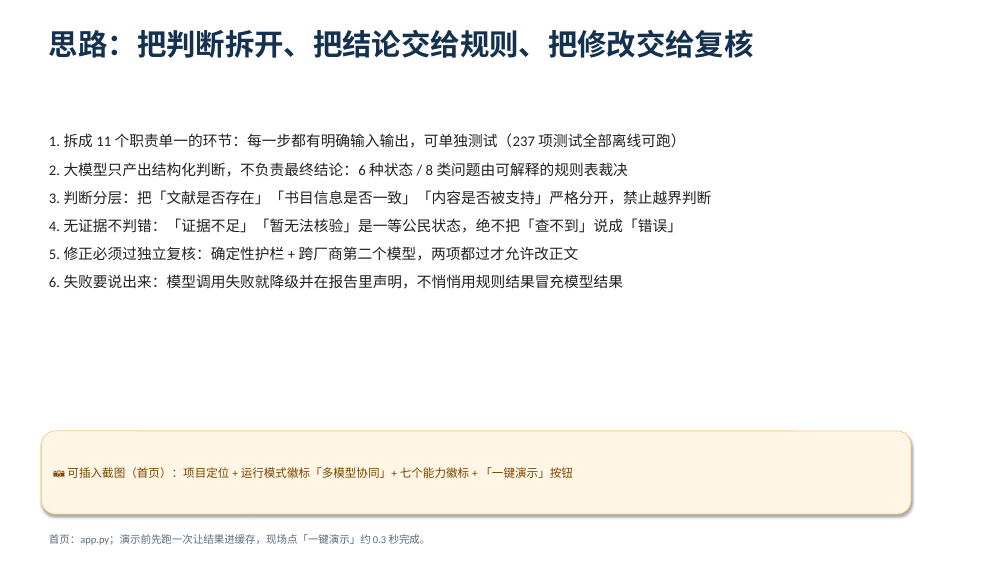
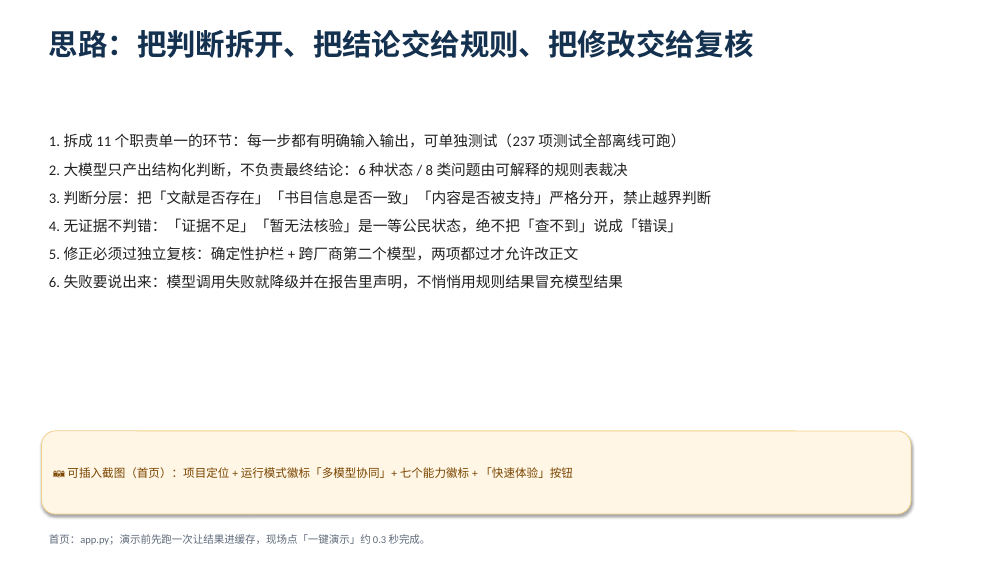
Before and after one commit to depend-fy/-AI, a slide deck: slide 3 of docs/智鉴AI-演示PPT.pptx. Drawn at 1008x567 pixels with LibreOffice and Linux fonts; fonts in the diff are those of the drawing. Boxes give left, top, right and bottom in pixels: in the first picture for what was removed or moved away, otherwise in the second. Text is boxed around its words. In the diff, an @@ line names an element or a change of style, - is before the commit and + after.

Commit message:
同步演示 PPT 文案与正式化后的界面一致（快速体验、开始核验、共识程度与证据链）

```diff
--- a/docs/智鉴AI-演示PPT.pptx
+++ b/docs/智鉴AI-演示PPT.pptx
@@ text in rounded rectangle at <box>67,467,573,478</box>: text changed @@
-📷 可插入截图（首页）：项目定位 + 运行模式徽标「多模型协同」+ 七个能力徽标 + 「一键演示」按钮
+📷 可插入截图（首页）：项目定位 + 运行模式徽标「多模型协同」+ 七个能力徽标 + 「快速体验」按钮
```
Also in this commit, not shown: 2 other slides changed, 2 other files.
